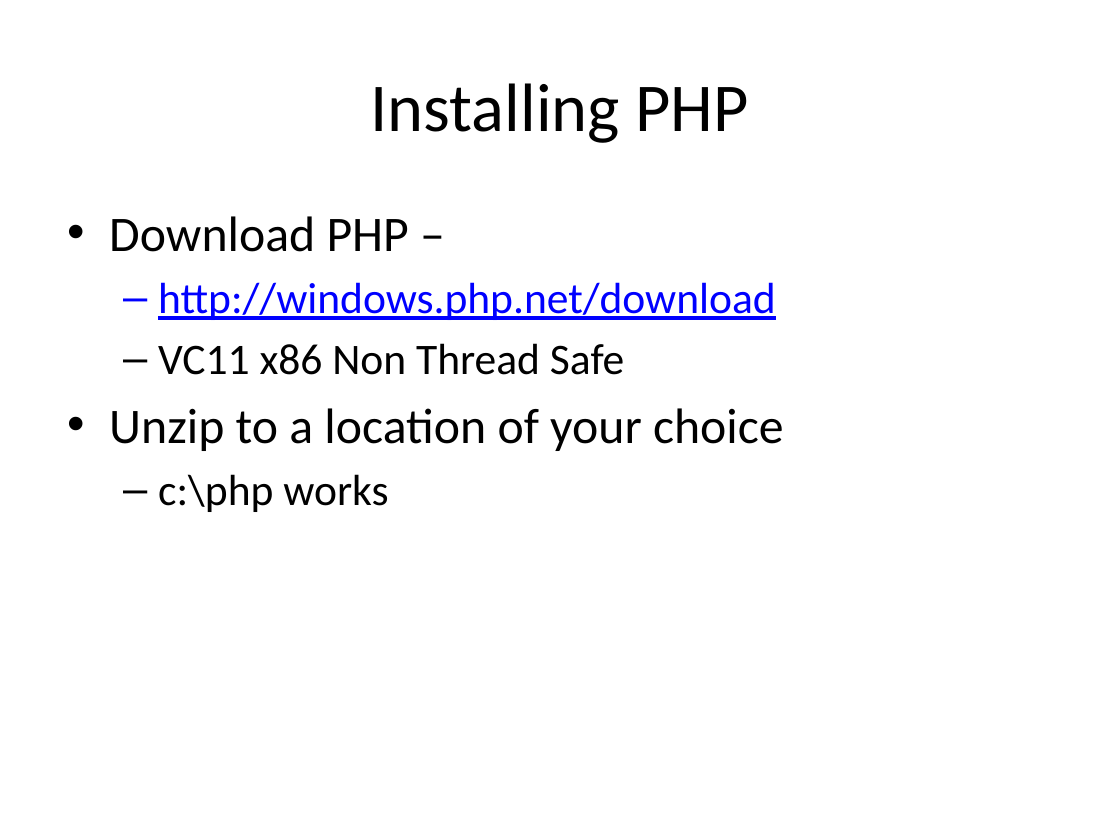
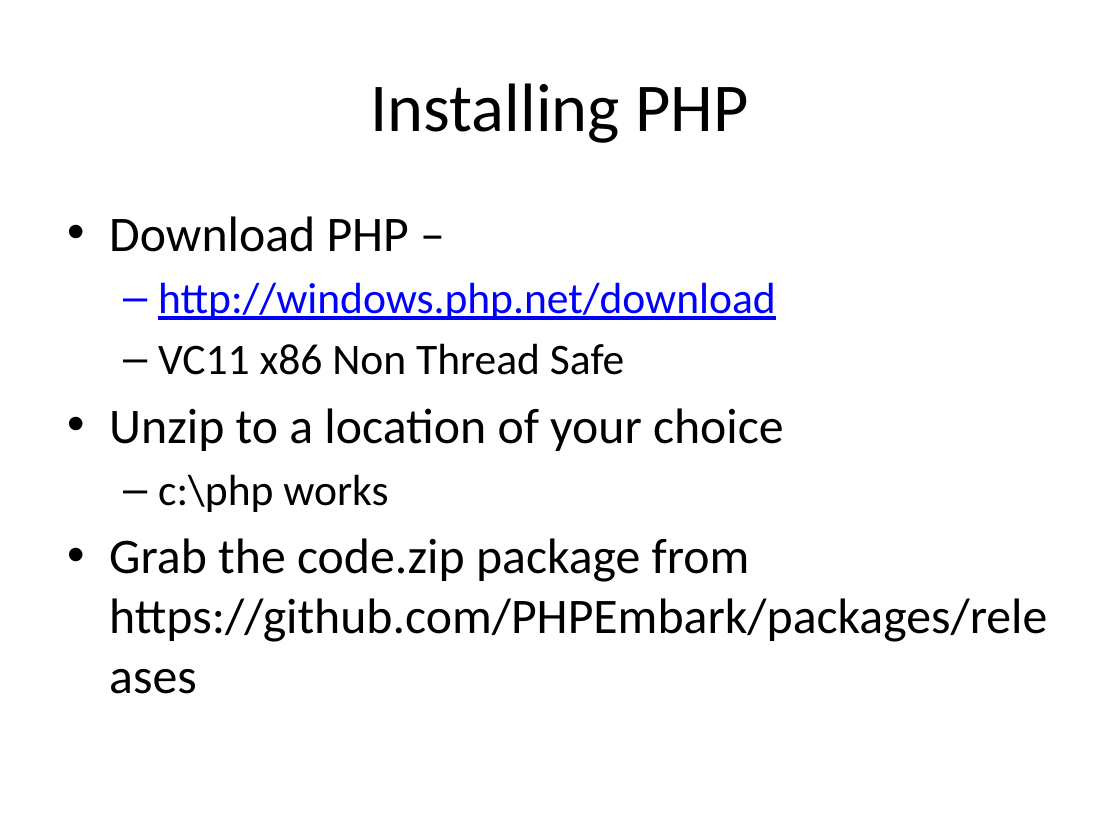
Before and after one commit to PHPEmbark/curriculum, a slide deck: slide 13 of course/0 - Setup/Setup.pptx (slide 11 before the commit). Drawn at 1120x840 pixels with LibreOffice and Linux fonts; fonts in the diff are those of the drawing. Boxes give left, top, right and bottom in pixels: in the first picture for what was removed or moved away, otherwise in the second. Text is boxed around its words. In the diff, an @@ line names an element or a change of style, - is before the commit and + after.

Commit message:
Setup files and exported pdf for binary release

```diff
--- a/course/0 - Setup/Setup.pptx
+++ b/course/0 - Setup/Setup.pptx
@@ text at [109,538,1047,642]: paragraph added @@
+• Grab the code.zip package from https://github.com/PHPEmbark/packages/releases
```
Also in this commit, not shown: 6 other slides changed, 6 slides added, 2 slides removed, 2 other files.
